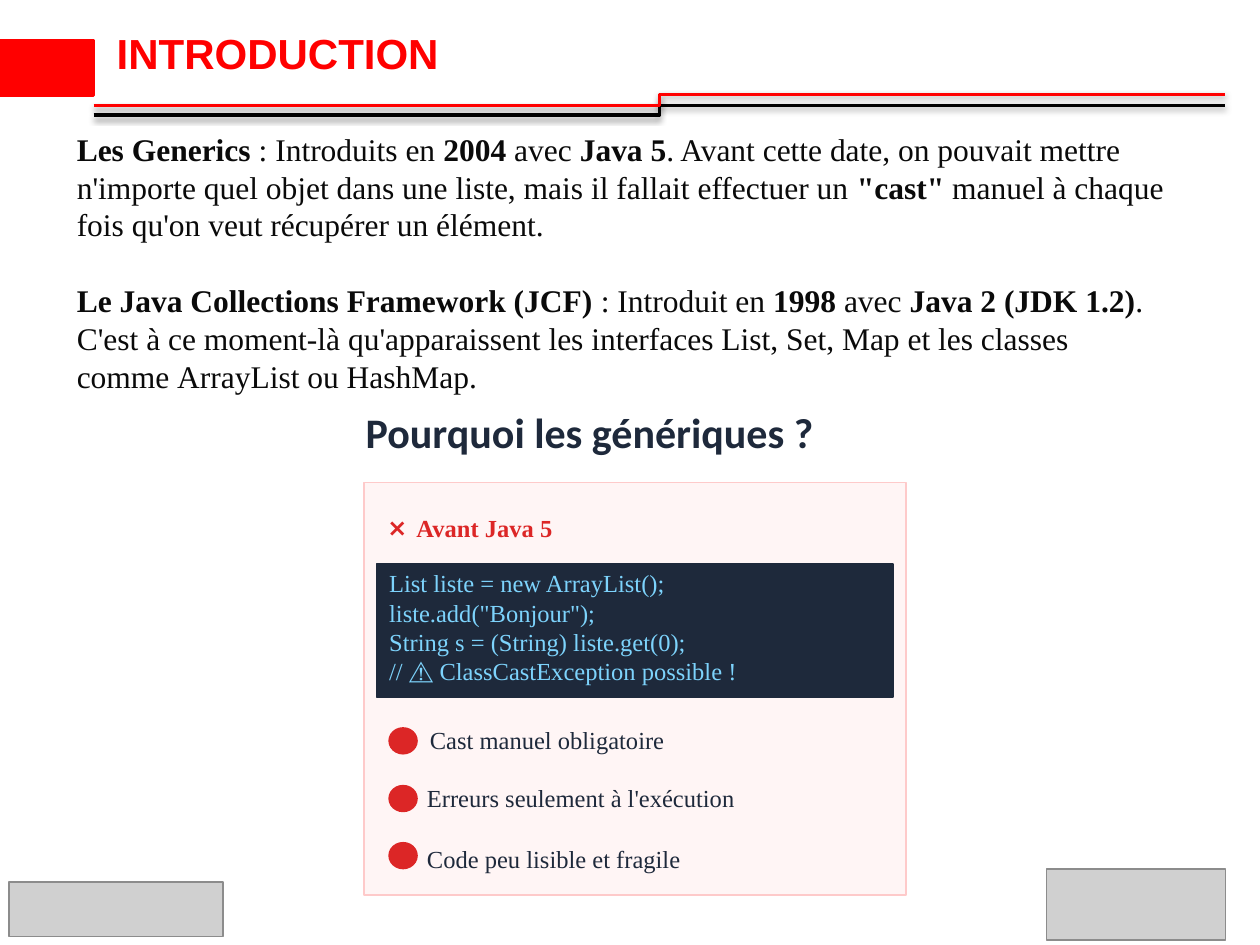
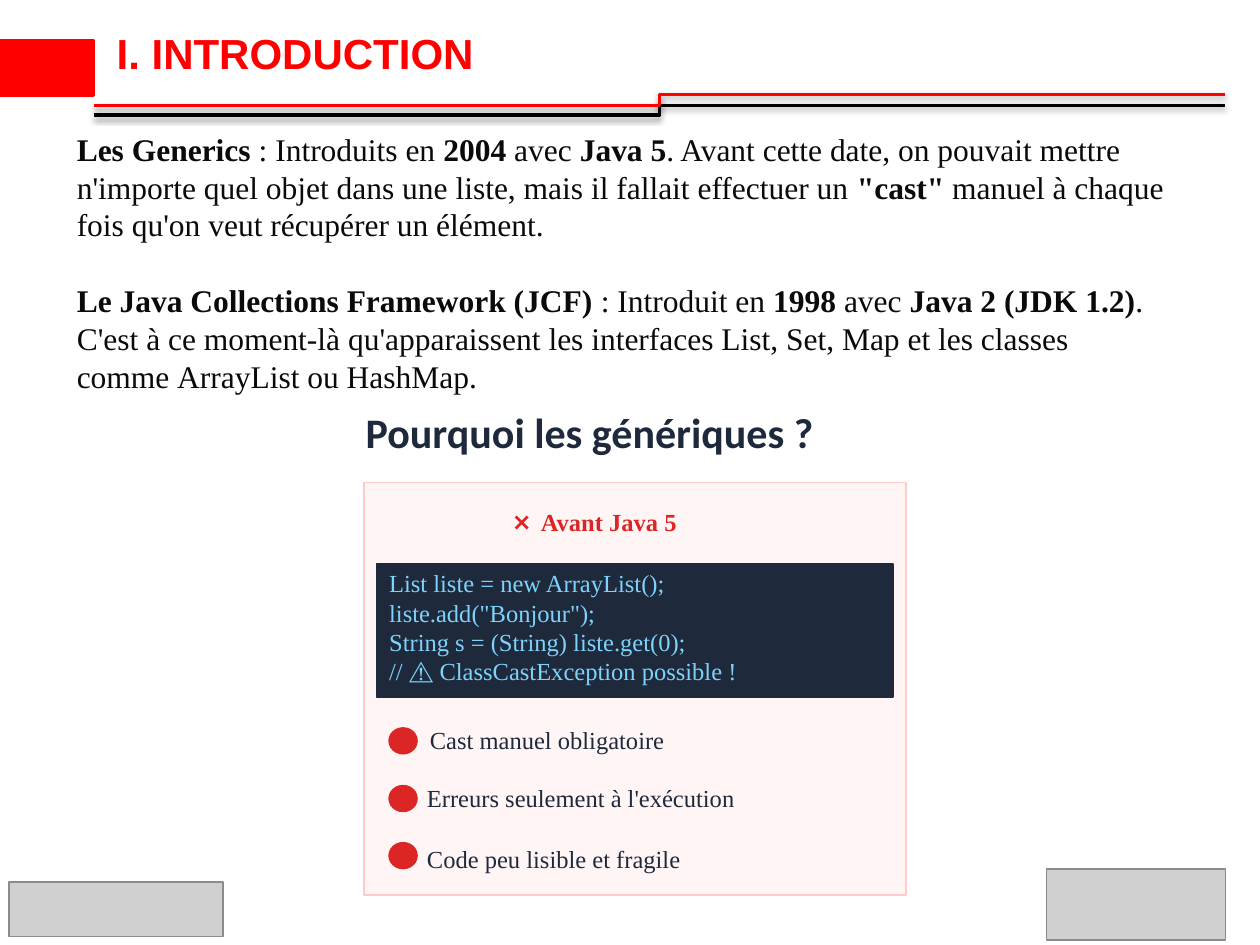
Before and after one commit to ibrahimsava/Osis-training-in-java, a slide deck: slide 3 of osis_presentation_Ibrahim_SAVADOGO_S3.pptx. Drawn at 1260x945 pixels with LibreOffice and Linux fonts; fonts in the diff are those of the drawing; grey boxes stand for pictures; background and template pictures are left out. Boxes give left, top, right and bottom in pixels: in the first picture for what was removed or moved away, otherwise in the second. Text is boxed around its words. In the diff, an @@ line names an element or a change of style, - is before the commit and + after.

```diff
--- a/osis_presentation_Ibrahim_SAVADOGO_S3.pptx
+++ b/osis_presentation_Ibrahim_SAVADOGO_S3.pptx
@@ title at (x1=117, y1=39, x2=474, y2=70): text changed @@
-INTRODUCTION
+I. INTRODUCTION
@@ text "❌ Avant Java 5" moved from (x1=416, y1=521, x2=552, y2=538) to (x1=541, y1=515, x2=676, y2=532) @@
```
Also in this commit, not shown: 9 other slides changed, 10 slides added, 9 slides removed, 2 other files.
